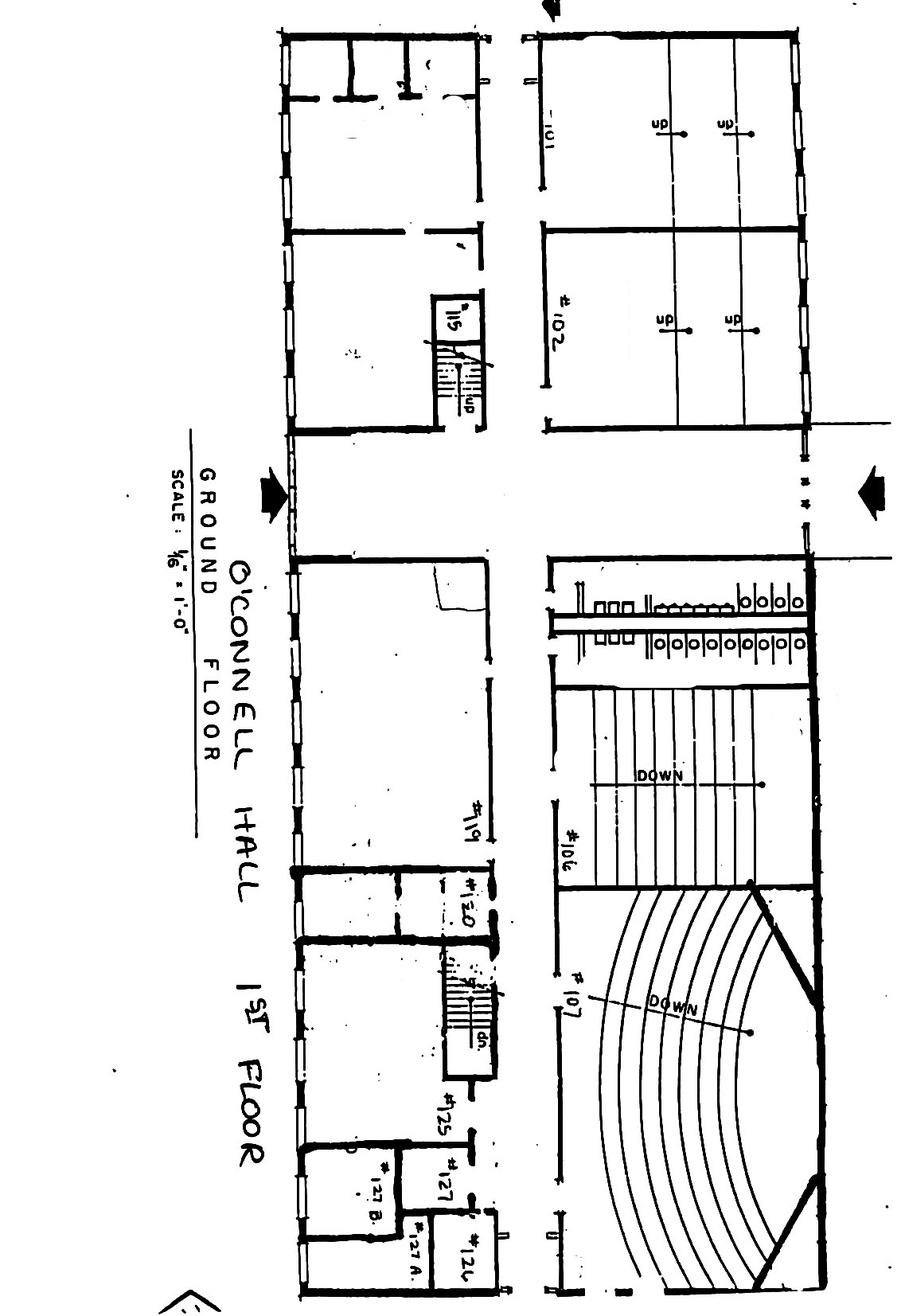
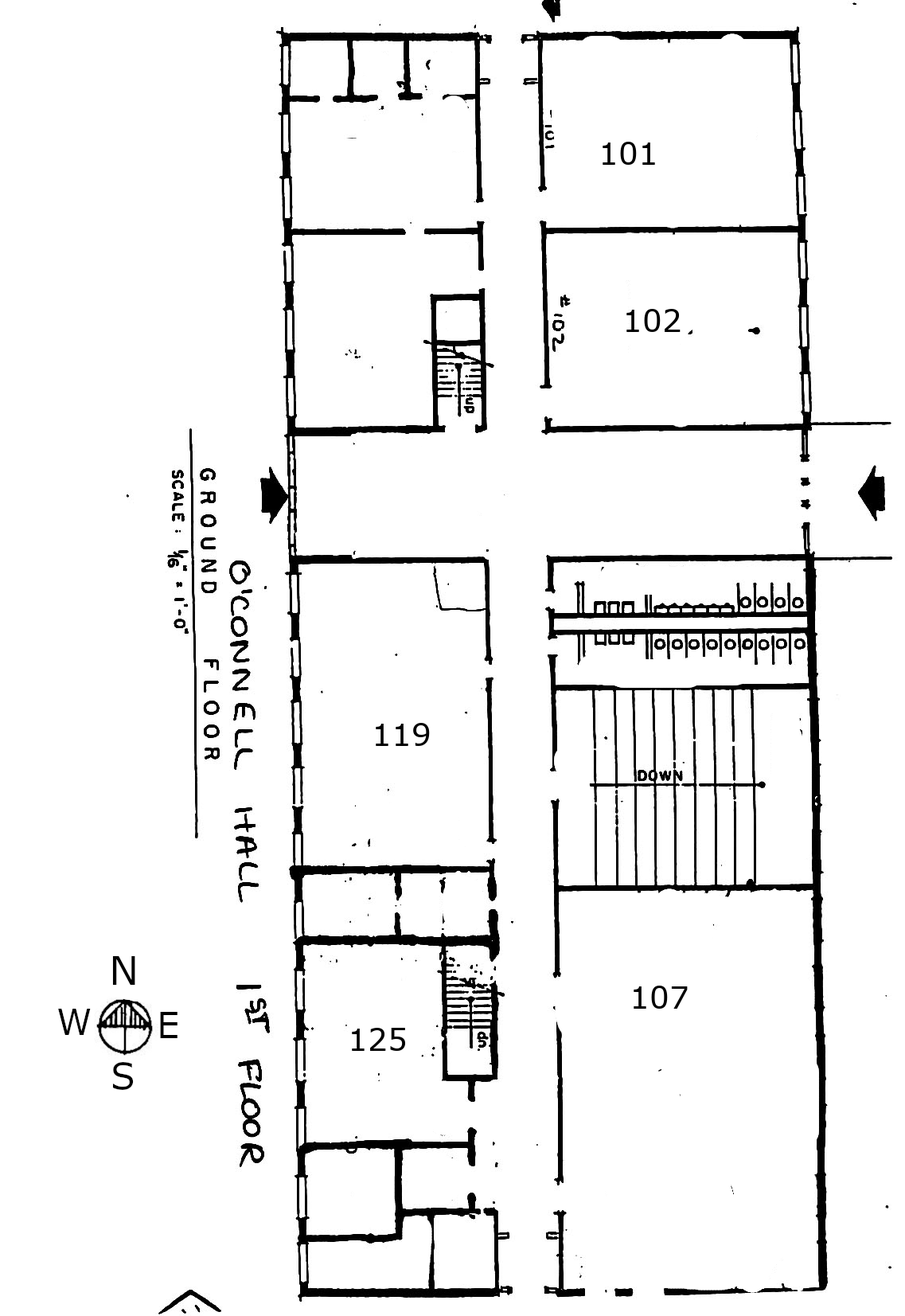
Layer changes from the first 905 x 1316 image to the second:
added layer "101" above "102" over [602,141,656,165]
added layer "102" above "119" over [626,308,681,333]
added layer "119" above "125" over [375,722,430,747]
added layer "125" above "107" over [351,1027,406,1051]
added layer "107" above "OC1.jpg" over [633,985,688,1009]
painted on "OC1.jpg" over [58,33,818,1293]
